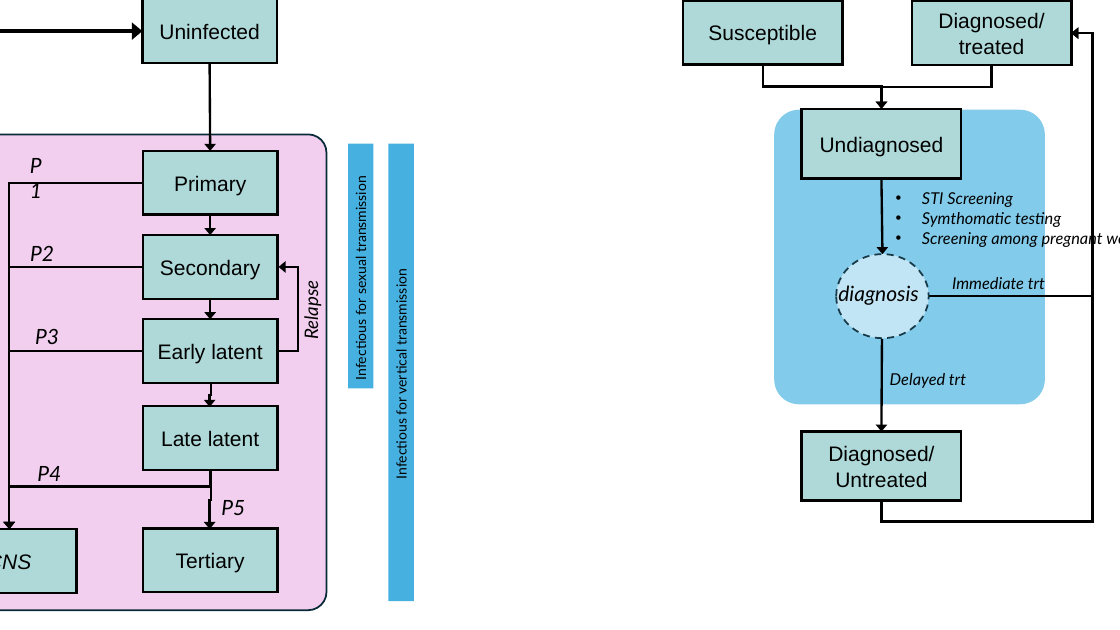
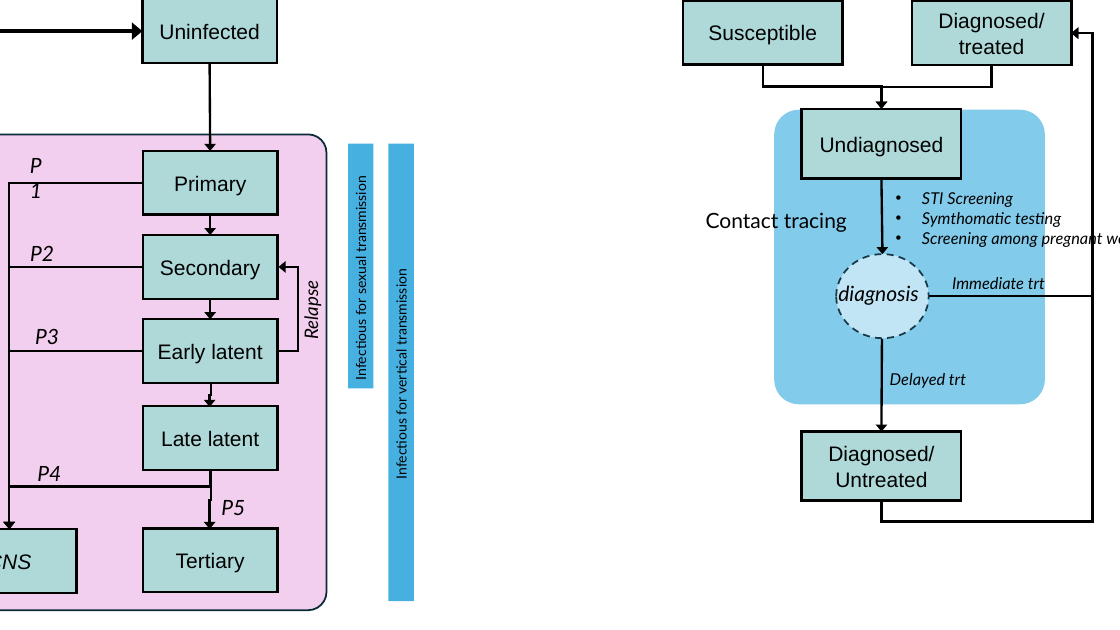
Before and after one commit to tfojo1/jheem_analyses, a slide deck: slide 1 of applications/SHIELD/support/docs/syphilis_natural_history.pptx. Drawn at 1120x630 pixels with LibreOffice and Linux fonts; fonts in the diff are those of the drawing. Boxes give left, top, right and bottom in pixels: in the first picture for what was removed or moved away, otherwise in the second. Text is boxed around its words. In the diff, an @@ line names an element or a change of style, - is before the commit and + after.

```diff
--- a/applications/SHIELD/support/docs/syphilis_natural_history.pptx
+++ b/applications/SHIELD/support/docs/syphilis_natural_history.pptx
@@ text added at bbox=[706, 210, 847, 233], 18 pt, text #000000 @@
+Contact tracing
```
Also in this commit, not shown: 1 slide added, 1 slide removed, 8 other files.
